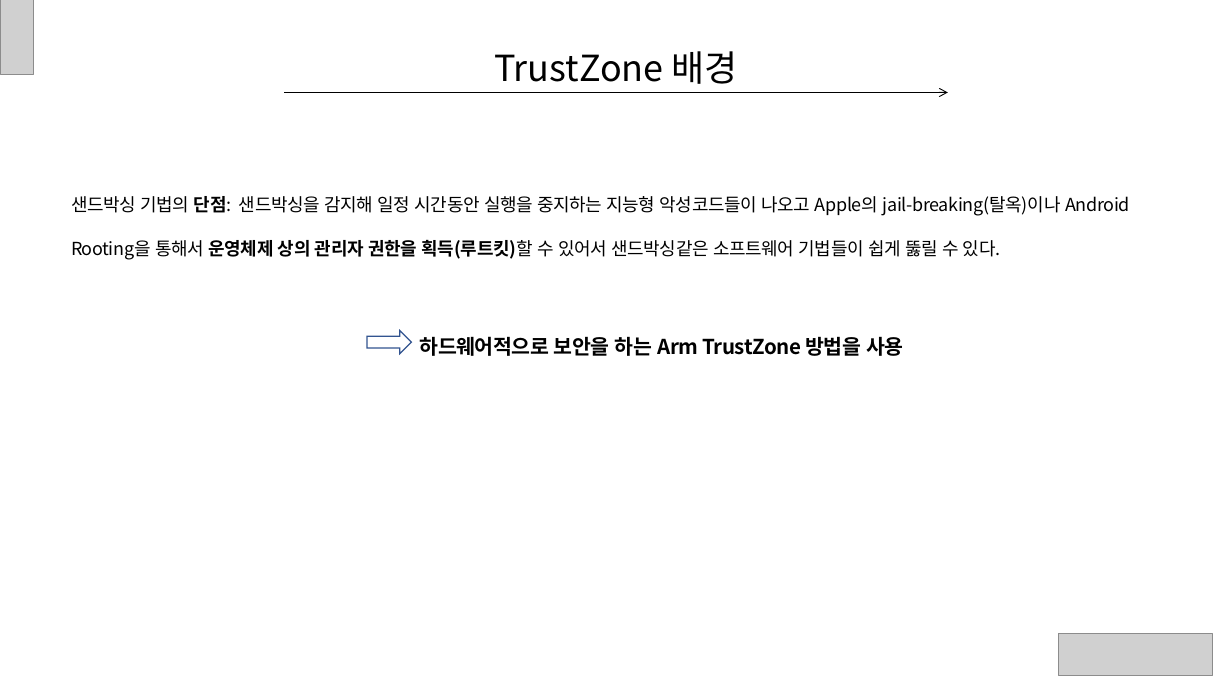
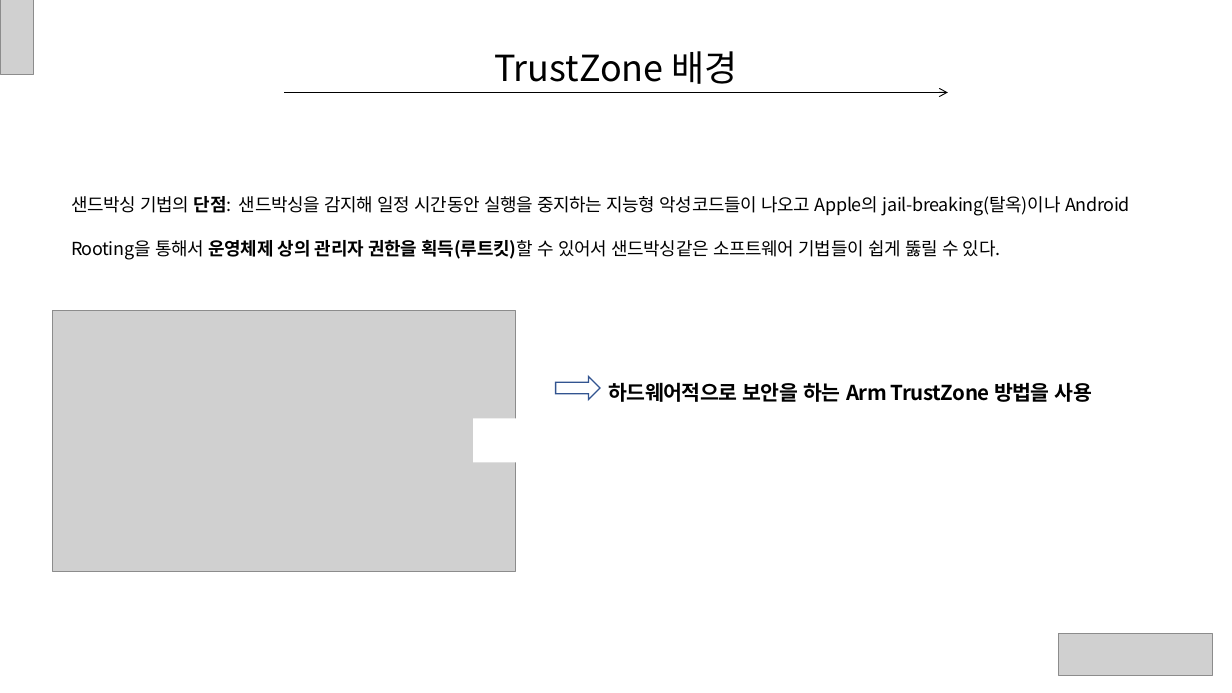
Before and after one commit to ryusangwon/Arm-Trustzone, a slide deck: slide 4 of TrustZone.pptx. Drawn at 1232x693 pixels with LibreOffice and Linux fonts; fonts in the diff are those of the drawing; grey boxes stand for pictures. Boxes give left, top, right and bottom in pixels: in the first picture for what was removed or moved away, otherwise in the second. Text is boxed around its words. In the diff, an @@ line names an element or a change of style, - is before the commit and + after.

```diff
--- a/TrustZone.pptx
+++ b/TrustZone.pptx
@@ picture added at <box>53,311,517,571</box> @@
@@ right arrow: place and size @@
-right arrow at <box>367,331,411,354</box>
+right arrow at <box>555,376,600,399</box>
@@ text "하드웨어적으로 보안을 하는 Arm TrustZone ...": place and size @@
-text "하드웨어적으로 보안을 하는 Arm TrustZone ..." at <box>420,336,903,356</box>
+text "하드웨어적으로 보안을 하는 Arm TrustZone ..." at <box>608,382,1092,402</box>
@@ rectangle added at <box>473,419,516,463</box>, fill #FFFFFF @@
```
Also in this commit, not shown: 2 other slides changed.
